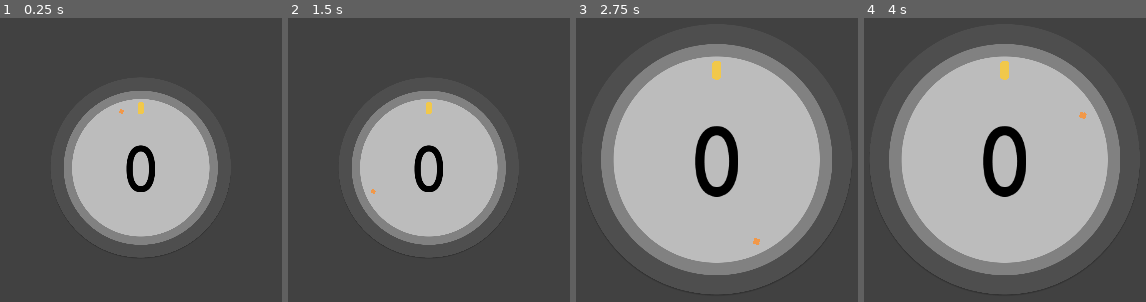
Above: before the commit, frames 1-4 (left to right).
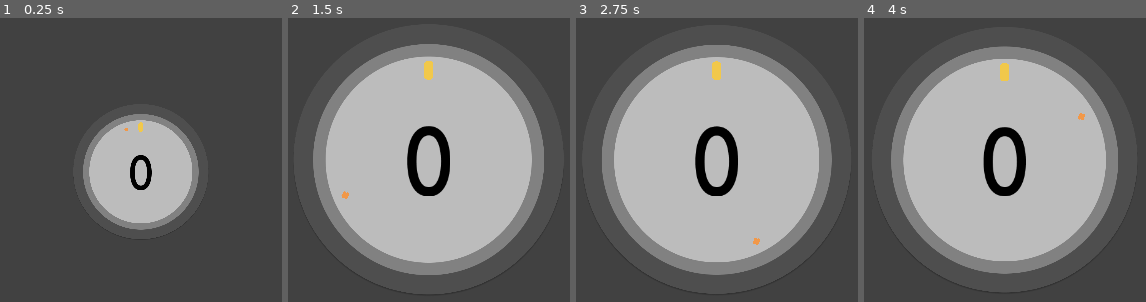
Above: after the commit, the same moments.

Repository: takecare/popthelock
Game: Godot game, scene res://scenes/Start.tscn
Two runs of this game, one before a commit and one after it. Both use one fixed random seed, a clock stepped at 60 frames per second and the inputs below. The engine's default icon, where the game draws it, is replaced by a stand-in: a white triangle on a blue panel in a dark square.
Inputs (mouse positions are in pixels of both pictures, inside the frame that each line leads up to):
- Up to frame 1 (0.25 s): no input
- Up to frame 2 (1.5 s): tap Enter at 0.5 s; move the mouse to (527, 142) at 0.52 s; tap Z at 0.6 s; tap X at 0.8, 1.35 s; move the mouse to (338, 225) at 1.27 s
- Up to frame 3 (2.75 s): tap C at 1.55, 2.1 s; move the mouse to (outside the picture) at 2.02 s; tap Z at 2.3 s
- Up to frame 4 (4 s): move the mouse to (outside the picture) at 2.77 s; click (outside the picture) at 2.85 s; tap X at 3.05 s; move the mouse to (outside the picture) at 3.52 s; tap Z at 3.6 s; tap C at 3.8 s

The runs differ from the first frame. In frame 1, 14% of the frame differs, in the area x 22-78%, y 25-80%; in frame 2, 36%, in the area x 8-91%, y 9-91%; in frame 3, 1.2%; in frame 4, 4.1%.

Commit message:
add call method track

Diff:
--- a/scenes/Main.tscn
+++ b/scenes/Main.tscn
@@ -1,10 +1,41 @@
-[gd_scene load_steps=6 format=2]
+[gd_scene load_steps=8 format=2]
 
 [ext_resource path="res://scenes/Crosshair.tscn" type="PackedScene" id=1]
 [ext_resource path="res://scenes/Target.tscn" type="PackedScene" id=2]
 [ext_resource path="res://scripts/Main.gd" type="Script" id=3]
 [ext_resource path="res://scenes/Score.tscn" type="PackedScene" id=4]
 [ext_resource path="res://scenes/Lock.tscn" type="PackedScene" id=5]
+[ext_resource path="res://scripts/Camera.gd" type="Script" id=6]
+
+[sub_resource type="Animation" id=1]
+resource_name = "ZoomIn"
+length = 0.5
+tracks/0/type = "value"
+tracks/0/path = NodePath(".:zoom")
+tracks/0/interp = 1
+tracks/0/loop_wrap = true
+tracks/0/imported = false
+tracks/0/enabled = true
+tracks/0/keys = {
+"times": PoolRealArray( 0, 0.5 ),
+"transitions": PoolRealArray( 0.25, 1 ),
+"update": 0,
+"values": [ Vector2( 2, 2 ), Vector2( 1, 1 ) ]
+}
+tracks/1/type = "method"
+tracks/1/path = NodePath(".")
+tracks/1/interp = 1
+tracks/1/loop_wrap = true
+tracks/1/imported = false
+tracks/1/enabled = true
+tracks/1/keys = {
+"times": PoolRealArray( 0.5 ),
+"transitions": PoolRealArray( 1 ),
+"values": [ {
+"args": [  ],
+"method": "_on_zoomed_in"
+} ]
+}
 
 [node name="Main" type="Node2D"]
 script = ExtResource( 3 )
@@ -12,9 +43,11 @@
 [node name="Camera" type="Camera2D" parent="."]
 position = Vector2( 360, 640 )
 current = true
-zoom = Vector2( 1.5, 1.5 )
+zoom = Vector2( 2, 2 )
+script = ExtResource( 6 )
 
 [node name="AnimationPlayer" type="AnimationPlayer" parent="Camera"]
+anims/ZoomIn = SubResource( 1 )
 
 [node name="Game" type="Node2D" parent="."]
 __meta__ = {
--- /dev/null
+++ b/scripts/Camera.gd
@@ -0,0 +1,15 @@
+extends Camera2D
+
+onready var animationPlayer: AnimationPlayer = $AnimationPlayer
+
+func _ready() -> void:
+  pass # Replace with function body.
+
+func zoom_in() -> void:
+  animationPlayer.play("ZoomIn")
+
+func _on_zoomed_in() -> void:
+  print("> on zoomed in")
+
+func zoom_out() -> void:
+  animationPlayer.play_backwards("ZoomIn")
--- a/scripts/Main.gd
+++ b/scripts/Main.gd
@@ -75,6 +75,9 @@
 
 func _unhandled_key_input(event: InputEventKey) -> void:
   if event.echo || event.pressed: return
-  if event.scancode == KEY_C:
-    camera.zoom = Vector2(1, 1)
+  if event.scancode == KEY_Z:
+    camera.zoom_in()
     get_tree().set_input_as_handled()
+  elif event.scancode == KEY_X:
+    camera.zoom_out()
+    get_tree().set_input_as_handled()
